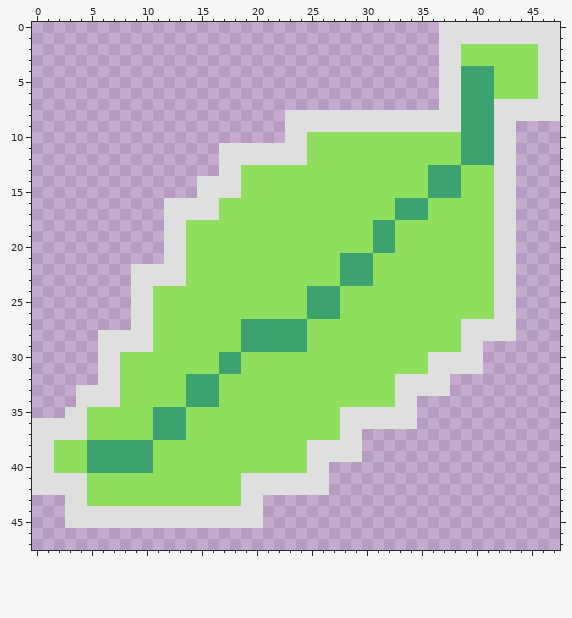
Two states of a pixel-art sprite, assets/graphics/ld55_Leaf_Sliver.png. Above: the version before the commit.
The file is 48x48 pixels.
And afterwards:
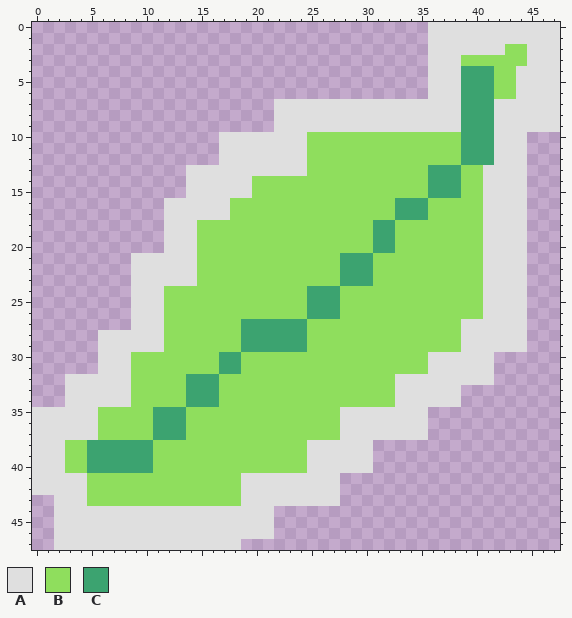
Palette (. is transparent): A #dfdfdf  B #8fde5d  C #3ca370
What changed:
@@ x 0..47 @@
- 0 .....................................AAAAAAAAAAA
- 1 .....................................AAAAAAAAAAA
- 2 .....................................AABBBBBBBAA
- 3 .....................................AABBBBBBBAA
- 4 .....................................AACCCBBBBAA
- 5 .....................................AACCCBBBBAA
- 6 .....................................AACCCBBBBAA
- 7 .....................................AACCCAAAAAA
- 8 .......................AAAAAAAAAAAAAAAACCCAAAAAA
- 9 .......................AAAAAAAAAAAAAAAACCCAA....
-10 .......................AABBBBBBBBBBBBBBCCCAA....
-11 .................AAAAAAAABBBBBBBBBBBBBBCCCAA....
-12 .................AAAAAAAABBBBBBBBBBBBBBCCCAA....
-13 .................AABBBBBBBBBBBBBBBBBCCCBBBAA....
-14 ...............AAAABBBBBBBBBBBBBBBBBCCCBBBAA....
-15 ...............AAAABBBBBBBBBBBBBBBBBCCCBBBAA....
-16 ............AAAAABBBBBBBBBBBBBBBBCCCBBBBBBAA....
-17 ............AAAAABBBBBBBBBBBBBBBBCCCBBBBBBAA....
-18 ............AABBBBBBBBBBBBBBBBBCCBBBBBBBBBAA....
-19 ............AABBBBBBBBBBBBBBBBBCCBBBBBBBBBAA....
-20 ............AABBBBBBBBBBBBBBBBBCCBBBBBBBBBAA....
-21 ............AABBBBBBBBBBBBBBCCCBBBBBBBBBBBAA....
-22 .........AAAAABBBBBBBBBBBBBBCCCBBBBBBBBBBBAA....
-23 .........AAAAABBBBBBBBBBBBBBCCCBBBBBBBBBBBAA....
-24 .........AABBBBBBBBBBBBBBCCCBBBBBBBBBBBBBBAA....
-25 .........AABBBBBBBBBBBBBBCCCBBBBBBBBBBBBBBAA....
-26 .........AABBBBBBBBBBBBBBCCCBBBBBBBBBBBBBBAA....
-27 .........AABBBBBBBBCCCCCCBBBBBBBBBBBBBBAAAAA....
-28 ......AAAAABBBBBBBBCCCCCCBBBBBBBBBBBBBBAAAAA....
-29 ......AAAAABBBBBBBBCCCCCCBBBBBBBBBBBBBBAA.......
-30 ......AABBBBBBBBBCCBBBBBBBBBBBBBBBBBAAAAA.......
-31 ......AABBBBBBBBBCCBBBBBBBBBBBBBBBBBAAAAA.......
-32 ......AABBBBBBCCCBBBBBBBBBBBBBBBBAAAAA..........
-33 ....AAAABBBBBBCCCBBBBBBBBBBBBBBBBAAAAA..........
-34 ....AAAABBBBBBCCCBBBBBBBBBBBBBBBBAA.............
-35 ...AABBBBBBCCCBBBBBBBBBBBBBBAAAAAAA.............
-36 AAAAABBBBBBCCCBBBBBBBBBBBBBBAAAAAAA.............
-37 AAAAABBBBBBCCCBBBBBBBBBBBBBBAA..................
-38 AABBBCCCCCCBBBBBBBBBBBBBBAAAAA..................
-39 AABBBCCCCCCBBBBBBBBBBBBBBAAAAA..................
-40 AABBBCCCCCCBBBBBBBBBBBBBBAA.....................
-41 AAAAABBBBBBBBBBBBBBAAAAAAAA.....................
-42 AAAAABBBBBBBBBBBBBBAAAAAAAA.....................
-43 ...AABBBBBBBBBBBBBBAA...........................
-44 ...AAAAAAAAAAAAAAAAAA...........................
-45 ...AAAAAAAAAAAAAAAAAA...........................
-46 ................................................
-47 ................................................
+ 0 ....................................AAAAAAAAAAAA
+ 1 ....................................AAAAAAAAAAAA
+ 2 ....................................AAAAAAABBAAA
+ 3 ....................................AAABBBBBBAAA
+ 4 ....................................AAACCCBBAAAA
+ 5 ....................................AAACCCBBAAAA
+ 6 ....................................AAACCCBBAAAA
+ 7 ......................AAAAAAAAAAAAAAAAACCCAAAAAA
+ 8 ......................AAAAAAAAAAAAAAAAACCCAAAAAA
+ 9 ......................AAAAAAAAAAAAAAAAACCCAAAAAA
+10 .................AAAAAAAABBBBBBBBBBBBBBCCCAAA...
+11 .................AAAAAAAABBBBBBBBBBBBBBCCCAAA...
+12 .................AAAAAAAABBBBBBBBBBBBBBCCCAAA...
+13 ..............AAAAAAAAAAABBBBBBBBBBBCCCBBAAAA...
+14 ..............AAAAAABBBBBBBBBBBBBBBBCCCBBAAAA...
+15 ..............AAAAAABBBBBBBBBBBBBBBBCCCBBAAAA...
+16 ............AAAAAABBBBBBBBBBBBBBBCCCBBBBBAAAA...
+17 ............AAAAAABBBBBBBBBBBBBBBCCCBBBBBAAAA...
+18 ............AAABBBBBBBBBBBBBBBBCCBBBBBBBBAAAA...
+19 ............AAABBBBBBBBBBBBBBBBCCBBBBBBBBAAAA...
+20 ............AAABBBBBBBBBBBBBBBBCCBBBBBBBBAAAA...
+21 .........AAAAAABBBBBBBBBBBBBCCCBBBBBBBBBBAAAA...
+22 .........AAAAAABBBBBBBBBBBBBCCCBBBBBBBBBBAAAA...
+23 .........AAAAAABBBBBBBBBBBBBCCCBBBBBBBBBBAAAA...
+24 .........AAABBBBBBBBBBBBBCCCBBBBBBBBBBBBBAAAA...
+25 .........AAABBBBBBBBBBBBBCCCBBBBBBBBBBBBBAAAA...
+26 .........AAABBBBBBBBBBBBBCCCBBBBBBBBBBBBBAAAA...
+27 .........AAABBBBBBBCCCCCCBBBBBBBBBBBBBBAAAAAA...
+28 ......AAAAAABBBBBBBCCCCCCBBBBBBBBBBBBBBAAAAAA...
+29 ......AAAAAABBBBBBBCCCCCCBBBBBBBBBBBBBBAAAAAA...
+30 ......AAABBBBBBBBCCBBBBBBBBBBBBBBBBBAAAAAA......
+31 ......AAABBBBBBBBCCBBBBBBBBBBBBBBBBBAAAAAA......
+32 ...AAAAAABBBBBCCCBBBBBBBBBBBBBBBBAAAAAAAAA......
+33 ...AAAAAABBBBBCCCBBBBBBBBBBBBBBBBAAAAAA.........
+34 ...AAAAAABBBBBCCCBBBBBBBBBBBBBBBBAAAAAA.........
+35 AAAAAABBBBBCCCBBBBBBBBBBBBBBAAAAAAAA............
+36 AAAAAABBBBBCCCBBBBBBBBBBBBBBAAAAAAAA............
+37 AAAAAABBBBBCCCBBBBBBBBBBBBBBAAAAAAAA............
+38 AAABBCCCCCCBBBBBBBBBBBBBBAAAAAA.................
+39 AAABBCCCCCCBBBBBBBBBBBBBBAAAAAA.................
+40 AAABBCCCCCCBBBBBBBBBBBBBBAAAAAA.................
+41 AAAAABBBBBBBBBBBBBBAAAAAAAAA....................
+42 AAAAABBBBBBBBBBBBBBAAAAAAAAA....................
+43 ..AAABBBBBBBBBBBBBBAAAAAAAAA....................
+44 ..AAAAAAAAAAAAAAAAAAAA..........................
+45 ..AAAAAAAAAAAAAAAAAAAA..........................
+46 ..AAAAAAAAAAAAAAAAAAAA..........................
+47 ..AAAAAAAAAAAAAAAAA.............................
